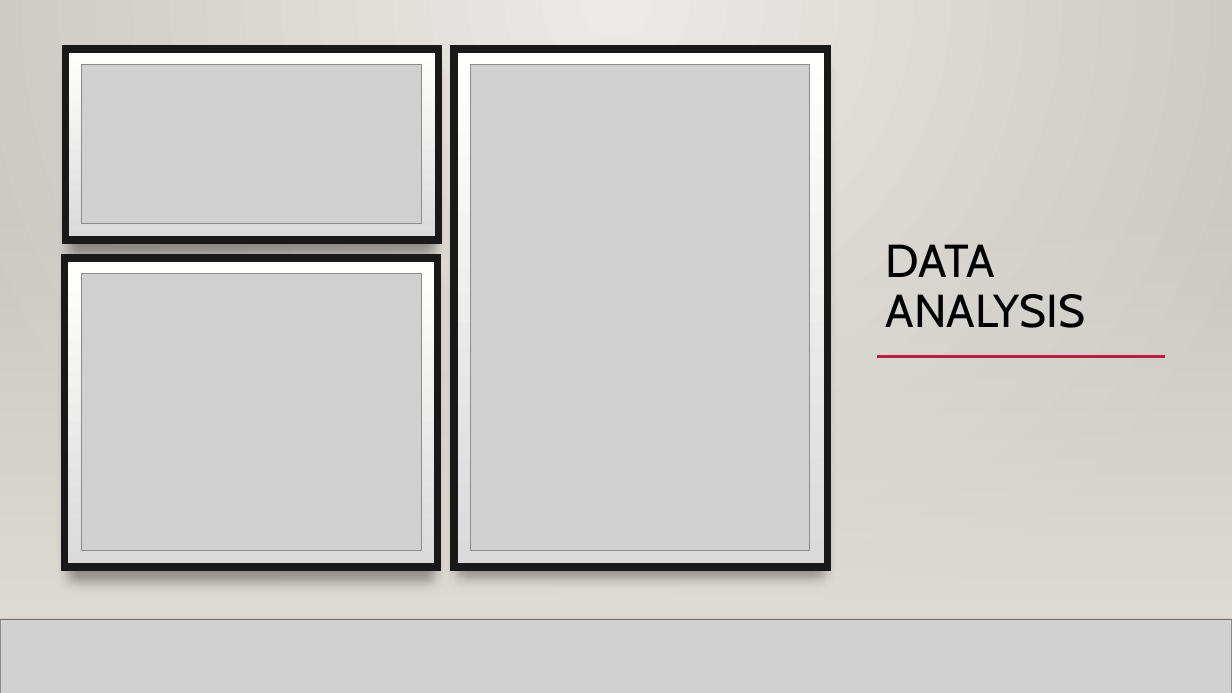
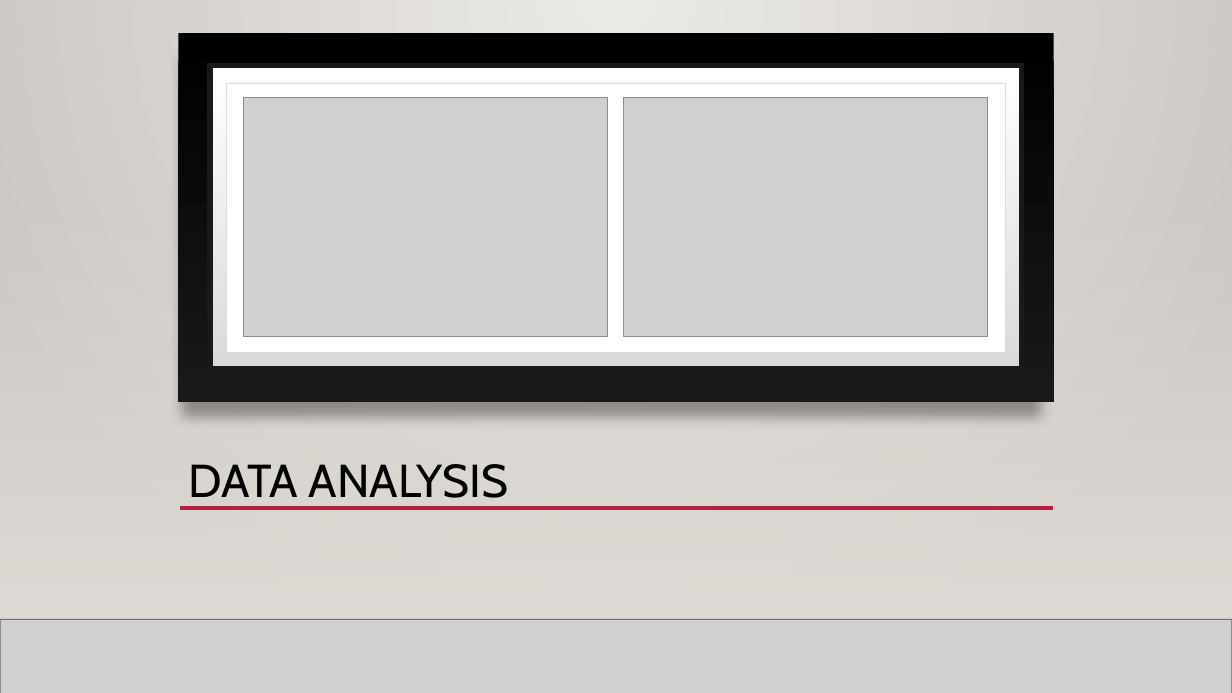
Before and after one commit to RAJESHVELAMALA/project2, a slide deck: slide 4 of Team 5 - Project 2 - Presentation.pptx. Drawn at 1232x693 pixels with LibreOffice and Linux fonts; fonts in the diff are those of the drawing; grey boxes stand for pictures; background and template pictures are left out. Boxes give left, top, right and bottom in pixels: in the first picture for what was removed or moved away, otherwise in the second. Text is boxed around its words. In the diff, an @@ line names an element or a change of style, - is before the commit and + after.

```diff
--- a/Team 5 - Project 2 - Presentation.pptx
+++ b/Team 5 - Project 2 - Presentation.pptx
@@ rectangle removed at (x1=66, y1=48, x2=439, y2=240) @@
@@ rectangle removed at (x1=66, y1=49, x2=439, y2=240) @@
@@ rectangle resized from (x1=454, y1=47, x2=827, y2=568) to (x1=178, y1=32, x2=1054, y2=401) @@
@@ rectangle at (x1=178, y1=32, x2=1054, y2=401): shadow changed @@
@@ rectangle removed at (x1=454, y1=49, x2=827, y2=567) @@
@@ rectangle added at (x1=210, y1=66, x2=1021, y2=369), fill gradient #DADADA to #FFFFFE, outline #191919 4 pt @@
@@ rectangle added at (x1=226, y1=83, x2=1005, y2=352), fill #FFFFFF, outline #DFDBD5 0.5 pt @@
@@ picture resized from (x1=471, y1=65, x2=811, y2=551) to (x1=243, y1=97, x2=607, y2=336) @@
@@ picture resized from (x1=81, y1=65, x2=421, y2=225) to (x1=624, y1=97, x2=988, y2=336) @@
@@ rectangle removed at (x1=65, y1=257, x2=438, y2=567) @@
@@ rectangle removed at (x1=65, y1=258, x2=438, y2=567) @@
@@ picture removed at (x1=81, y1=274, x2=421, y2=551) @@
@@ line removed from (877, 357) to (1165, 357) @@
@@ title "DATA ANALYSIS" rewrapped from (x1=886, y1=244, x2=1086, y2=328) to (x1=189, y1=464, x2=509, y2=508) @@
@@ line added from (179, 508) to (1054, 508), #B71E42 2.5 pt @@
@@ rectangle removed at (x1=66, y1=551, x2=82, y2=567) @@
```
Also in this commit, not shown: 3 other slides changed, 2 slides added, 1 other file.
